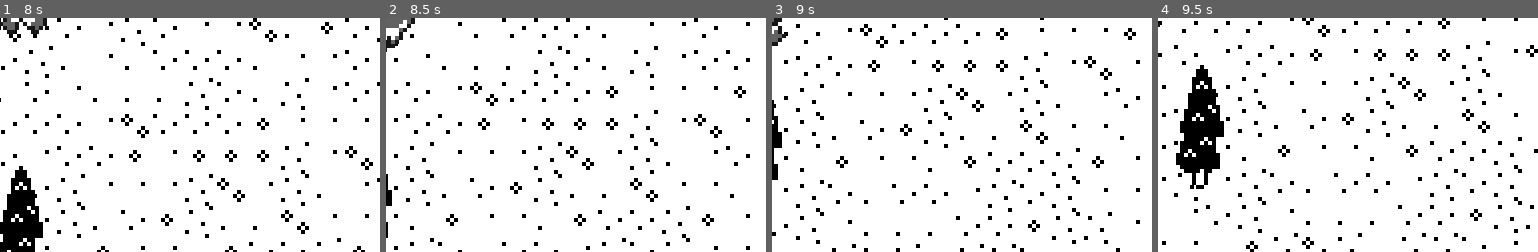
Above: before the commit, frames 1-4 (left to right).
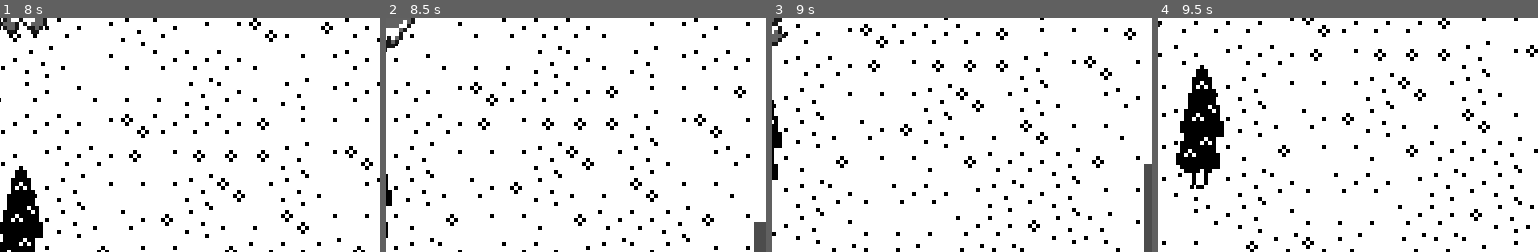
Above: after the commit, the same moments.

Repository: IdeallyGrey/theGreatGatsby-a-video-game
Game: Godot game, scene res://levels/World.tscn
The game is run twice, just before and just after one commit, with the same random seed, the same clock (stepped at 60 frames per second) and the same inputs.
Inputs:
- Up to frame 1 (8 s): tap Enter at 0.5 s; hold Up (ui_up) 0.53-2.03 s; hold Left (ui_left) 2.03-3.53 s; hold Down (ui_down) 3.53-4.28 s; hold Right (ui_right) 4.28-5.03 s; hold Up (ui_up) 5.03-5.78 s; hold Right (ui_right) from 5.78 s (still down)
- Up to frame 2 (8.5 s): release Right (ui_right) at 8.03 s; hold Down (ui_down) from 8.03 s (still down)
- Up to frame 3 (9 s): release Down (ui_down) at 8.78 s; hold Left (ui_left) from 8.78 s (still down)
- Up to frame 4 (9.5 s): keep holding Left (ui_left)
The pictures show only the part of the screen within x 50-100%, y 50-100%; the shares and areas given below are measured in that part.

Frame 1 is identical in both runs. In frame 2, 0.4% of the frame differs, in the area x 96-100%, y 87-100%; in frame 3, 0.8%, in the area x 97-100%, y 62-100%; in frame 4, nothing differs.

Commit message:
Fixed tilemap flicker

Diff:
--- a/godot/project.godot
+++ b/godot/project.godot
@@ -60,6 +60,7 @@
 [rendering]
 
 quality/driver/driver_name="GLES2"
+2d/snapping/use_gpu_pixel_snap=true
 vram_compression/import_etc=true
 vram_compression/import_etc2=false
 environment/default_environment="res://default_env.tres"
